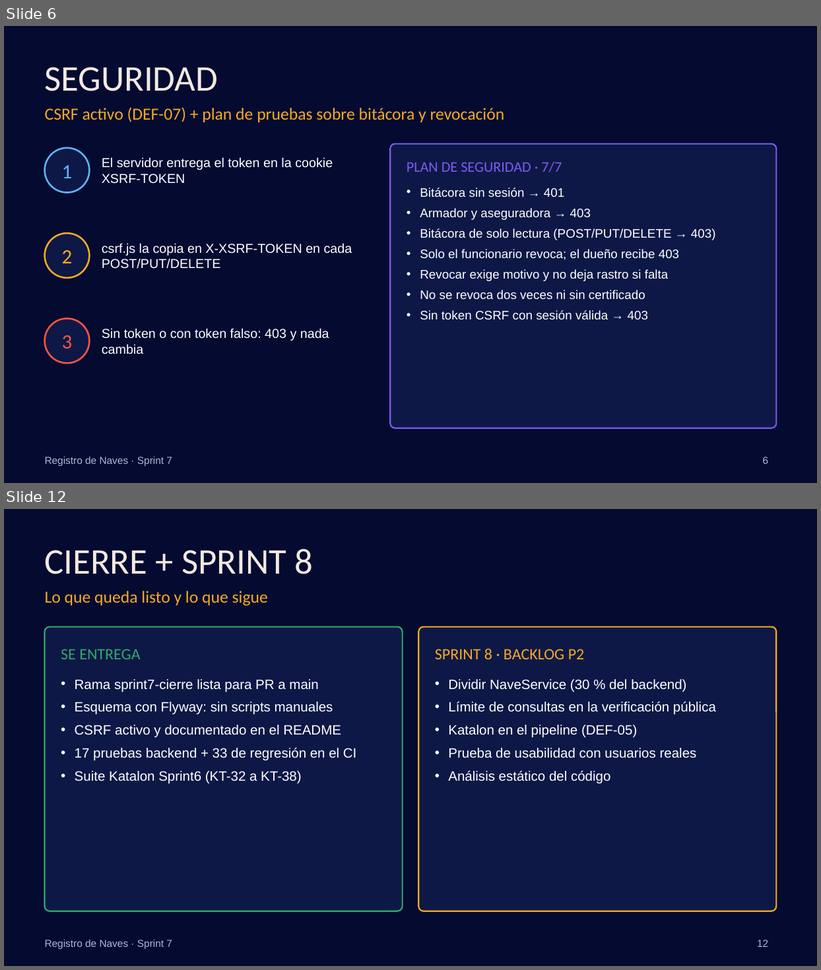
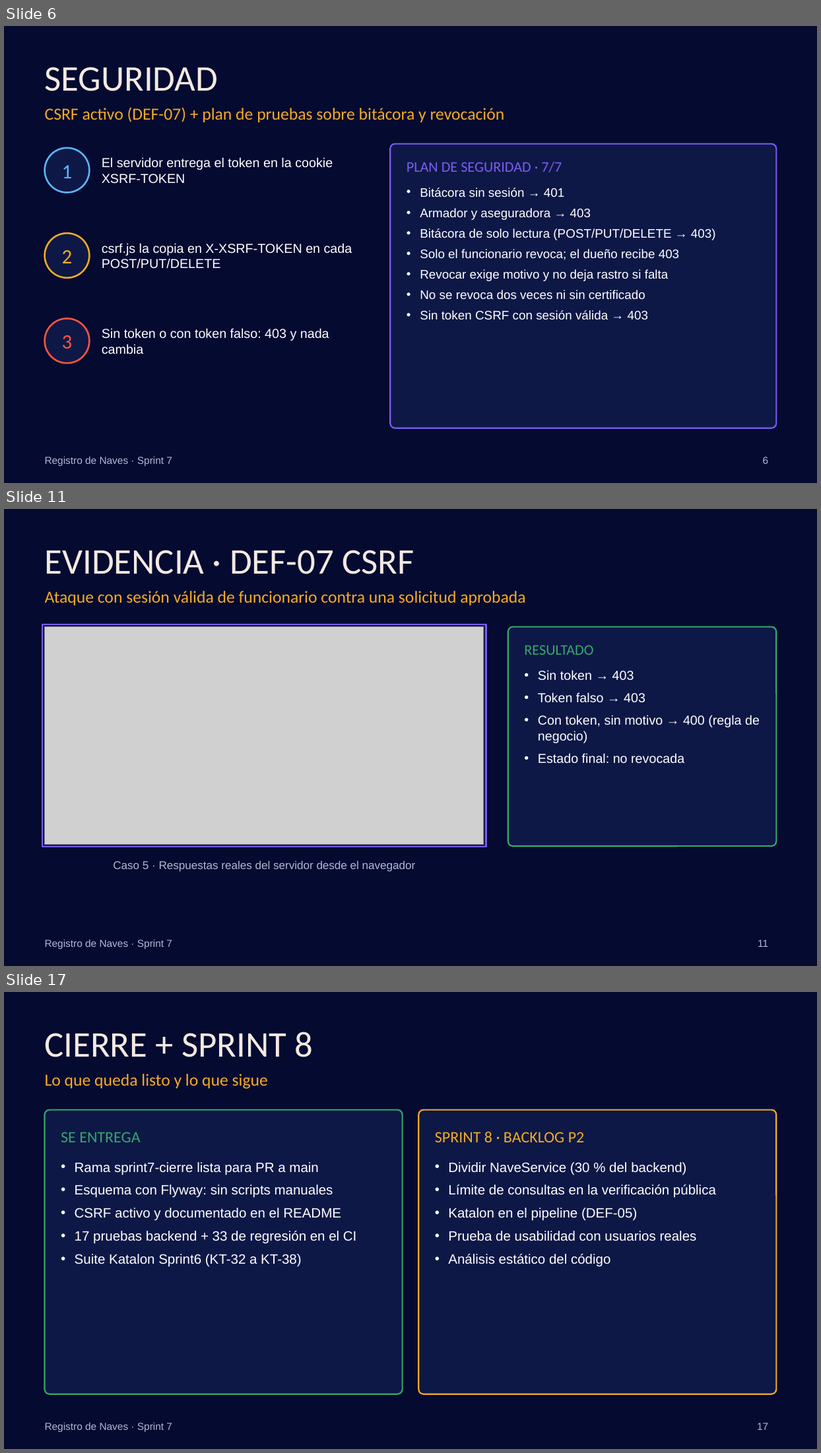
Before and after one commit to torres-martin/registro-maritimo-digital, a slide deck: docs/Sprint7-RegistroNaves.pptx. Shown one above the other, each under a label of ours: slides 6 and 12 before the commit, slides 6, 11 and 17 after it; the slides between them are not shown. The pictures are 821x970 and 821x1453 pixels, drawn with LibreOffice and Linux fonts; fonts in the diff are those of the drawing; grey boxes stand for pictures; background and template pictures are left out. Boxes give left, top, right and bottom in pixels: in the first picture for what was removed or moved away, otherwise in the second. Text is boxed around its words. In the diff, an @@ line names an element or a change of style, - is before the commit and + after.

```diff
--- a/docs/Sprint7-RegistroNaves.pptx
+++ b/docs/Sprint7-RegistroNaves.pptx
@@ slide 11 added at <box>4,509,817,966</box>, background #050A30; not listed: 1 template element that a slide beside it also shows @@
@@ title added at <box>45,550,414,574</box>, 32 pt, text #F2E9E1 @@
+EVIDENCIA · DEF-07 CSRF
@@ text added at <box>45,591,525,605</box>, 15 pt, text #F4AB22 @@
+Ataque con sesión válida de funcionario contra una solicitud aprobada
@@ rectangle added at <box>42,625,486,848</box>, fill #0E1846, outline #7B5CF0 1.25 pt @@
@@ picture added at <box>45,627,484,845</box> @@
@@ rounded rectangle added at <box>508,627,776,846</box>, fill #0E1846, outline #35A86B 1.25 pt @@
@@ text added at <box>524,645,593,655</box>, 13 pt, text #35A86B @@
+RESULTADO
@@ text added at <box>538,670,760,764</box>, 11.5 pt, text #FFFFFF @@
+• Sin token → 403
+• Token falso → 403
+• Con token, sin motivo → 400 (regla de negocio)
+• Estado final: no revocada
@@ text added at <box>113,861,416,872</box>, 10 pt, text #AEB8D6 @@
+Caso 5 · Respuestas reales del servidor desde el navegador
@@ page number added at <box>758,940,768,947</box>, 9 pt, text #AEB8D6 @@
+11
@@ what was slide 12 is now slide 17 @@
@@ page number at <box>757,1423,768,1430</box>: text changed @@
-12
+17
```
Also in this commit, not shown: 6 slides changed, 4 other slides added, 3 other files.
